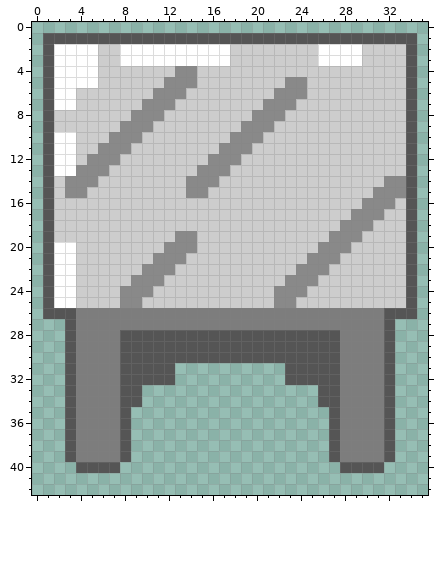
A pixel-art sprite gets an edit: sprites/spr_table/bbc0396f-0422-4963-a0dc-fd023381e024.png. The picture above was drawn from the file before the commit.
The file is 64x64 pixels. Shown: x 0..35, y 0..42.
Once edited:
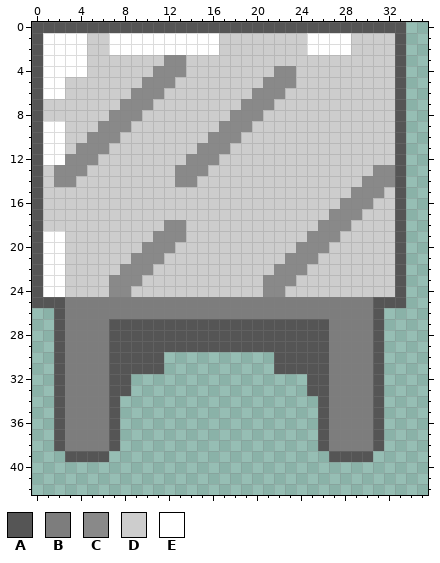
Palette (. is transparent): A #555555  B #7d7d7d  C #898989  D #cdcdcd  E #ffffff
Difference:
@@ x 0..35 @@
- 0 ....................................
- 1 .AAAAAAAAAAAAAAAAAAAAAAAAAAAAAAAAAA.
- 2 .AEEEEDDEEEEEEEEEEDDDDDDDDEEEEDDDDA.
- 3 .AEEEEDDEEEEEEEEEEDDDDDDDDEEEEDDDDA.
- 4 .AEEEEDDDDDDDCCDDDDDDDDDDDDDDDDDDDA.
- 5 .AEEEEDDDDDDCCCDDDDDDDDCCDDDDDDDDDA.
- 6 .AEEDDDDDDDCCCDDDDDDDDCCCDDDDDDDDDA.
- 7 .AEEDDDDDDCCCDDDDDDDDCCCDDDDDDDDDDA.
- 8 .ADDDDDDDCCCDDDDDDDDCCCDDDDDDDDDDDA.
- 9 .ADDDDDDCCCDDDDDDDDCCCDDDDDDDDDDDDA.
-10 .AEEDDDCCCDDDDDDDDCCCDDDDDDDDDDDDDA.
-11 .AEEDDCCCDDDDDDDDCCCDDDDDDDDDDDDDDA.
-12 .AEEDCCCDDDDDDDDCCCDDDDDDDDDDDDDDDA.
-13 .AEECCCDDDDDDDDCCCDDDDDDDDDDDDDDDDA.
-14 .ADCCCDDDDDDDDCCCDDDDDDDDDDDDDDDCCA.
-15 .ADCCDDDDDDDDDCCDDDDDDDDDDDDDDDCCCA.
-16 .ADDDDDDDDDDDDDDDDDDDDDDDDDDDDCCCDA.
-17 .ADDDDDDDDDDDDDDDDDDDDDDDDDDDCCCDDA.
-18 .ADDDDDDDDDDDDDDDDDDDDDDDDDDCCCDDDA.
-19 .ADDDDDDDDDDDCCDDDDDDDDDDDDCCCDDDDA.
-20 .AEEDDDDDDDDCCCDDDDDDDDDDDCCCDDDDDA.
-21 .AEEDDDDDDDCCCDDDDDDDDDDDCCCDDDDDDA.
-22 .AEEDDDDDDCCCDDDDDDDDDDDCCCDDDDDDDA.
-23 .AEEDDDDDCCCDDDDDDDDDDDCCCDDDDDDDDA.
-24 .AEEDDDDCCCDDDDDDDDDDDCCCDDDDDDDDDA.
-25 .AEEDDDDCCDDDDDDDDDDDDCCDDDDDDDDDDA.
-26 .AAABBBBBBBBBBBBBBBBBBBBBBBBBBBBAAA.
-27 ...ABBBBBBBBBBBBBBBBBBBBBBBBBBBBA...
-28 ...ABBBBAAAAAAAAAAAAAAAAAAAABBBBA...
-29 ...ABBBBAAAAAAAAAAAAAAAAAAAABBBBA...
-30 ...ABBBBAAAAAAAAAAAAAAAAAAAABBBBA...
-31 ...ABBBBAAAAA..........AAAAABBBBA...
-32 ...ABBBBAAAAA..........AAAAABBBBA...
-33 ...ABBBBAA................AABBBBA...
-34 ...ABBBBAA................AABBBBA...
-35 ...ABBBBA..................ABBBBA...
-36 ...ABBBBA..................ABBBBA...
-37 ...ABBBBA..................ABBBBA...
-38 ...ABBBBA..................ABBBBA...
-39 ...ABBBBA..................ABBBBA...
-40 ....AAAA....................AAAA....
+ 0 AAAAAAAAAAAAAAAAAAAAAAAAAAAAAAAAAA..
+ 1 AEEEEDDEEEEEEEEEEDDDDDDDDEEEEDDDDA..
+ 2 AEEEEDDEEEEEEEEEEDDDDDDDDEEEEDDDDA..
+ 3 AEEEEDDDDDDDCCDDDDDDDDDDDDDDDDDDDA..
+ 4 AEEEEDDDDDDCCCDDDDDDDDCCDDDDDDDDDA..
+ 5 AEEDDDDDDDCCCDDDDDDDDCCCDDDDDDDDDA..
+ 6 AEEDDDDDDCCCDDDDDDDDCCCDDDDDDDDDDA..
+ 7 ADDDDDDDCCCDDDDDDDDCCCDDDDDDDDDDDA..
+ 8 ADDDDDDCCCDDDDDDDDCCCDDDDDDDDDDDDA..
+ 9 AEEDDDCCCDDDDDDDDCCCDDDDDDDDDDDDDA..
+10 AEEDDCCCDDDDDDDDCCCDDDDDDDDDDDDDDA..
+11 AEEDCCCDDDDDDDDCCCDDDDDDDDDDDDDDDA..
+12 AEECCCDDDDDDDDCCCDDDDDDDDDDDDDDDDA..
+13 ADCCCDDDDDDDDCCCDDDDDDDDDDDDDDDCCA..
+14 ADCCDDDDDDDDDCCDDDDDDDDDDDDDDDCCCA..
+15 ADDDDDDDDDDDDDDDDDDDDDDDDDDDDCCCDA..
+16 ADDDDDDDDDDDDDDDDDDDDDDDDDDDCCCDDA..
+17 ADDDDDDDDDDDDDDDDDDDDDDDDDDCCCDDDA..
+18 ADDDDDDDDDDDCCDDDDDDDDDDDDCCCDDDDA..
+19 AEEDDDDDDDDCCCDDDDDDDDDDDCCCDDDDDA..
+20 AEEDDDDDDDCCCDDDDDDDDDDDCCCDDDDDDA..
+21 AEEDDDDDDCCCDDDDDDDDDDDCCCDDDDDDDA..
+22 AEEDDDDDCCCDDDDDDDDDDDCCCDDDDDDDDA..
+23 AEEDDDDCCCDDDDDDDDDDDCCCDDDDDDDDDA..
+24 AEEDDDDCCDDDDDDDDDDDDCCDDDDDDDDDDA..
+25 AAABBBBBBBBBBBBBBBBBBBBBBBBBBBBAAA..
+26 ..ABBBBBBBBBBBBBBBBBBBBBBBBBBBBA....
+27 ..ABBBBAAAAAAAAAAAAAAAAAAAABBBBA....
+28 ..ABBBBAAAAAAAAAAAAAAAAAAAABBBBA....
+29 ..ABBBBAAAAAAAAAAAAAAAAAAAABBBBA....
+30 ..ABBBBAAAAA..........AAAAABBBBA....
+31 ..ABBBBAAAAA..........AAAAABBBBA....
+32 ..ABBBBAA................AABBBBA....
+33 ..ABBBBAA................AABBBBA....
+34 ..ABBBBA..................ABBBBA....
+35 ..ABBBBA..................ABBBBA....
+36 ..ABBBBA..................ABBBBA....
+37 ..ABBBBA..................ABBBBA....
+38 ..ABBBBA..................ABBBBA....
+39 ...AAAA....................AAAA.....
+40 ....................................
 41 ....................................
